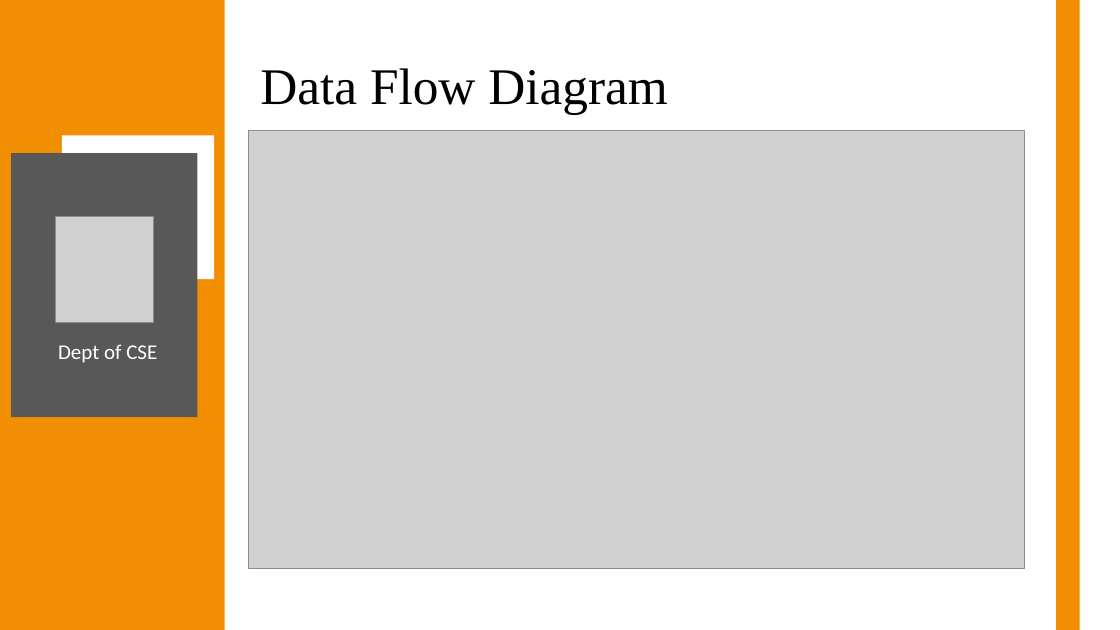
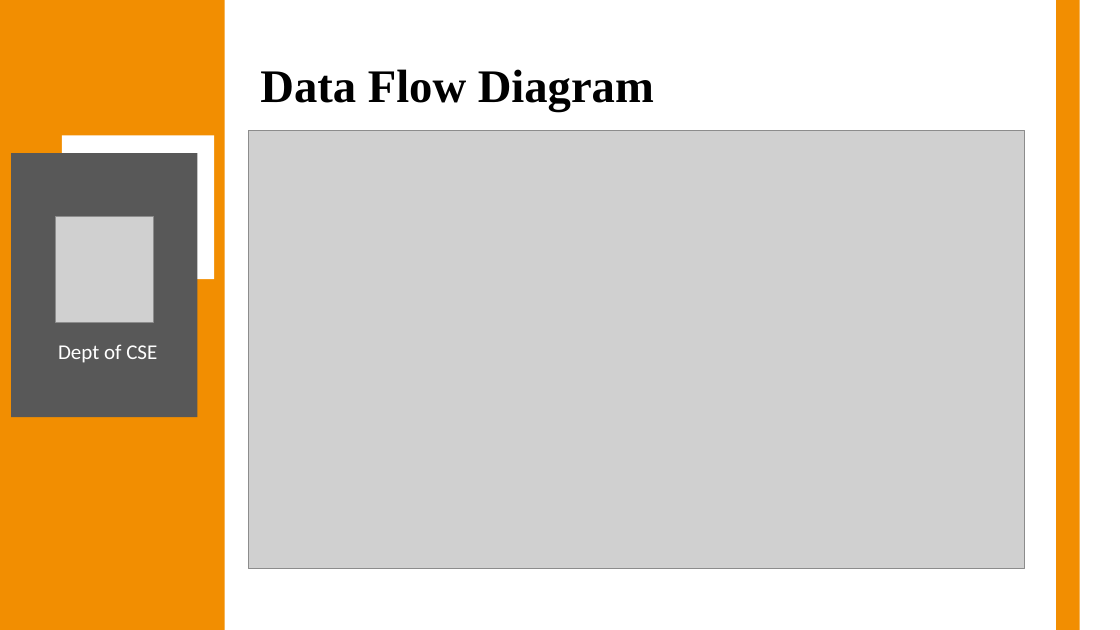
Before and after one commit to Anish202020/7th-Semester, a slide deck: slide 22 of Report & PPT/Project Work/Ppt/Callify Synopsis.pptx (slide 16 before the commit). Drawn at 1120x630 pixels with LibreOffice and Linux fonts; fonts in the diff are those of the drawing; grey boxes stand for pictures. Boxes give left, top, right and bottom in pixels: in the first picture for what was removed or moved away, otherwise in the second. Text is boxed around its words. In the diff, an @@ line names an element or a change of style, - is before the commit and + after.

```diff
--- a/Report & PPT/Project Work/Ppt/Callify Synopsis.pptx
+++ b/Report & PPT/Project Work/Ppt/Callify Synopsis.pptx
@@ title "Data Flow Diagram" at (260,69,654,112): size 44 to 40 pt, bold on @@
```
Also in this commit, not shown: 17 other slides changed, 7 slides added.
